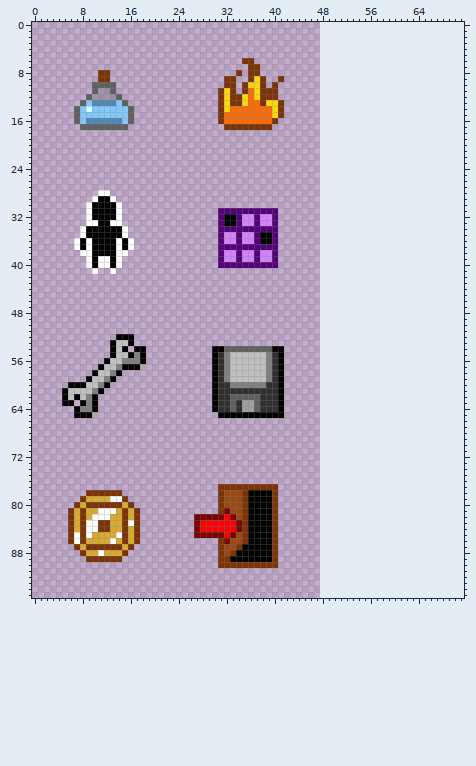
A sprite sheet gets an edit: images/Icon/gui.png. Above is the file before it was changed.
The file is 48x96 pixels. The old version is drawn lined up with the new one, on the new canvas.
And afterwards:
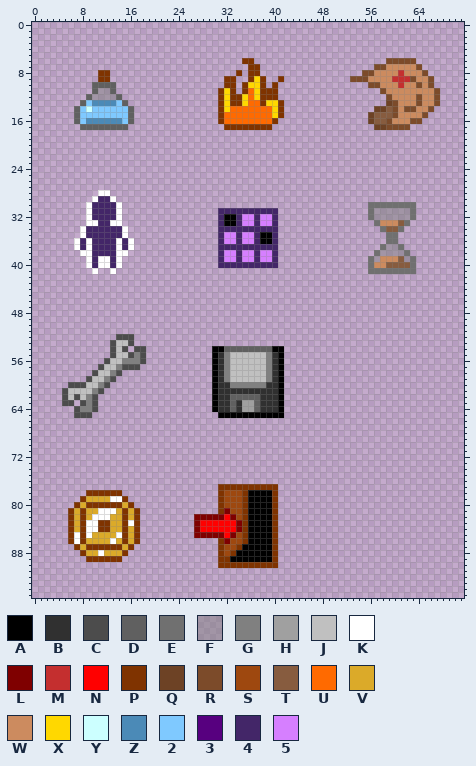
Palette (. is transparent): A #000000  B #303030  C #4c4c4c  D #606060  E #707070  F #80808080  G #808080  H #a0a0a0  J #c0c0c0  K #ffffff  L #7f0000  M #c42f2f  N #ff0000  P #7f3300  Q #6d4225  R #7c4b2a  S #9e480f  T #875c3f  U #ff6a00  V #dbaa29  W #cc8b5f  X #ffd800  Y #ccffff  Z #4b8ab7  2 #7fc9ff  3 #57007f  4 #432668  5 #d67fff
Edits made:
canvas 48x96 -> 72x96
y 6: x 59..63 ..... -> RRRRR
y 7: x 57..64 ........ -> RRWWWWWR
y 8: x 55..65 ........... -> RRWWWWMWWWR
y 9: x 53..66 .............. -> RRRWWWWMMMRWWR
y 10: x 56..66 ........... -> RRWWWMWWRWR
y 11: x 58..67 .......... -> RWWWWWWWWR
y 12: x 59..67 ......... -> RWWWWRWWR
y 13: x 59..67 ......... -> QRWWWRWWR
y 14: x 57..66 .......... -> QQTRWRRWWR
y 15: x 56..65 .......... -> QTTTRWWWWR
y 16: x 56..64 ......... -> QTTRWWWRR
y 17: x 57..62 ...... -> QQRRRR
y 29: x 11..12 AA -> 44
y 30: x 10..13 AAAA -> 4444; x 56..63 ........ -> EEEEEEEE
y 31: x 10..13 AAAA -> 4444; x 31..40 3333333333 -> 4444444444; x 56..63 ........ -> EFFFFFFE
y 32: x 10..13 AAAA -> 4444; x 31 3 -> 4; x 34 3 -> 4; x 37 3 -> 4; x 40 3 -> 4; x 56..63 ........ -> EFFFFFFE
y 33: x 11..12 AA -> 44; x 31 3 -> 4; x 34 3 -> 4; x 37 3 -> 4; x 40 3 -> 4; x 57..62 ...... -> EWWWTE
y 34: x 9..14 AAAAAA -> 444444; x 31..40 3333333333 -> 4444444444; x 58..61 .... -> ETTE
y 35: x 9..14 AAAAAA -> 444444; x 31 3 -> 4; x 34 3 -> 4; x 37 3 -> 4; x 40 3 -> 4; x 59..60 .. -> EE
y 36: x 8 A -> 4; x 10..13 AAAA -> 4444; x 15 A -> 4; x 31 3 -> 4; x 34 3 -> 4; x 37 3 -> 4; x 40 3 -> 4; x 59..60 .. -> EE
y 37: x 8 A -> 4; x 10..13 AAAA -> 4444; x 15 A -> 4; x 31..40 3333333333 -> 4444444444; x 58..61 .... -> EFFE
y 38: x 10..13 AAAA -> 4444; x 31 3 -> 4; x 34 3 -> 4; x 37 3 -> 4; x 40 3 -> 4; x 57..62 ...... -> EFFFFE
y 39: x 10 A -> 4; x 13 A -> 4; x 31 3 -> 4; x 34 3 -> 4; x 37 3 -> 4; x 40 3 -> 4; x 56..63 ........ -> EFWWWTFE
y 40: x 10 A -> 4; x 13 A -> 4; x 31..40 3333333333 -> 4444444444; x 56..63 ........ -> EWWTTTTE
y 41: x 56..63 ........ -> EEEEEEEE
y 52: x 14..16 AAA -> CCC
y 53: x 13 A -> C; x 16 A -> C
y 54: x 13 A -> C; x 15 A -> C; x 17..18 AA -> CC
y 55: x 13 A -> C; x 16 A -> C; x 18 A -> C
y 56: x 12 A -> C; x 18 A -> C
y 57: x 11 A -> C; x 15..17 AAA -> CCC
y 58: x 10 A -> C; x 14 A -> C
y 59: x 9 A -> C; x 13 A -> C
y 60: x 6..8 AAA -> CCC; x 12 A -> C
y 61: x 5 A -> C; x 11 A -> C
y 62: x 5 A -> C; x 7 A -> C; x 10 A -> C
y 63: x 5..6 AA -> CC; x 8 A -> C; x 10 A -> C
y 64: x 7 A -> C; x 10 A -> C
y 65: x 7..9 AAA -> CCC
Where, in picture pixels (left, top, right, bottom), the same in both pictures:
added: (350, 58, 440, 130)
changed: (80, 196, 128, 268)
added: (368, 202, 416, 274)
changed: (218, 208, 278, 268)
changed: (62, 334, 146, 418)
